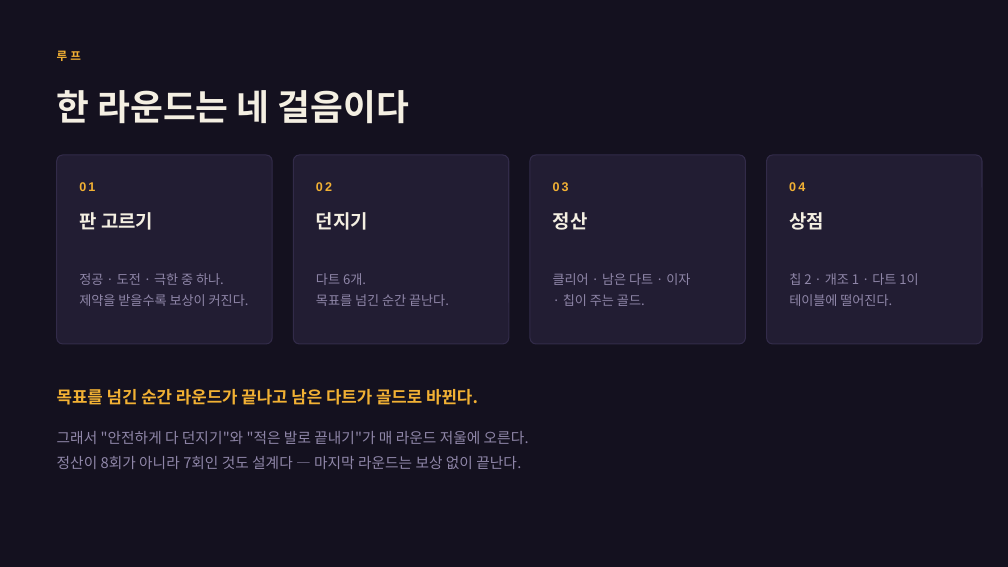
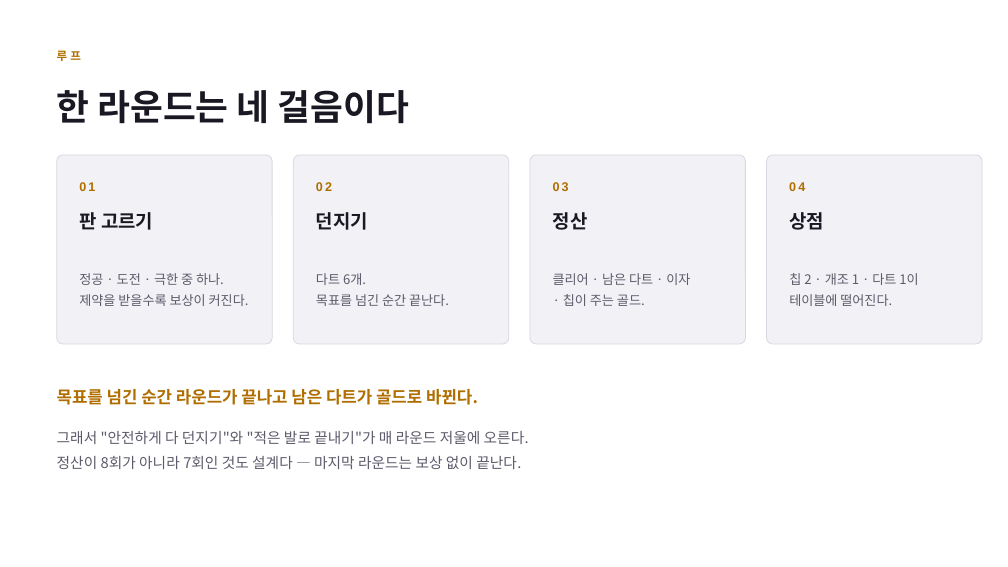
Before and after one commit to GGbong69/test-03, a slide deck: slide 4 of docs/기획서.pptx. Drawn at 1008x567 pixels with LibreOffice and Linux fonts; fonts in the diff are those of the drawing. Boxes give left, top, right and bottom in pixels: in the first picture for what was removed or moved away, otherwise in the second. Text is boxed around its words. In the diff, an @@ line names an element or a change of style, - is before the commit and + after.

```diff
--- a/docs/기획서.pptx
+++ b/docs/기획서.pptx
@@ background #14111F to #FFFFFF @@
@@ fill #221D33 to #F2F1F5; outline #322B49 1 pt to #D9D7E0 0.75 pt in 4 elements at (x1=57, y1=155, x2=272, y2=344), (x1=293, y1=155, x2=509, y2=344), (x1=530, y1=155, x2=746, y2=344), (x1=767, y1=155, x2=982, y2=344) @@
@@ text colour #F4EFE2 to #1A1822 in 5 elements at (x1=57, y1=90, x2=409, y2=124), (x1=79, y1=212, x2=153, y2=230), (x1=316, y1=212, x2=368, y2=230), (x1=553, y1=212, x2=588, y2=230), (x1=789, y1=212, x2=824, y2=230) @@
@@ text colour #F2B134 to #B06E00 in 6 elements at (x1=57, y1=50, x2=81, y2=61), (x1=79, y1=182, x2=95, y2=191), (x1=316, y1=182, x2=332, y2=191), (x1=553, y1=182, x2=569, y2=191), (x1=789, y1=182, x2=805, y2=191), (x1=57, y1=389, x2=478, y2=405) @@
@@ text colour #8F86A8 to #5E5A6B in 5 elements at (x1=79, y1=273, x2=249, y2=306), (x1=316, y1=273, x2=449, y2=306), (x1=553, y1=273, x2=690, y2=306), (x1=789, y1=273, x2=918, y2=306), (x1=57, y1=431, x2=529, y2=469) @@
```
Also in this commit, not shown: 10 other slides changed, 3 slides added, 5 other files.
